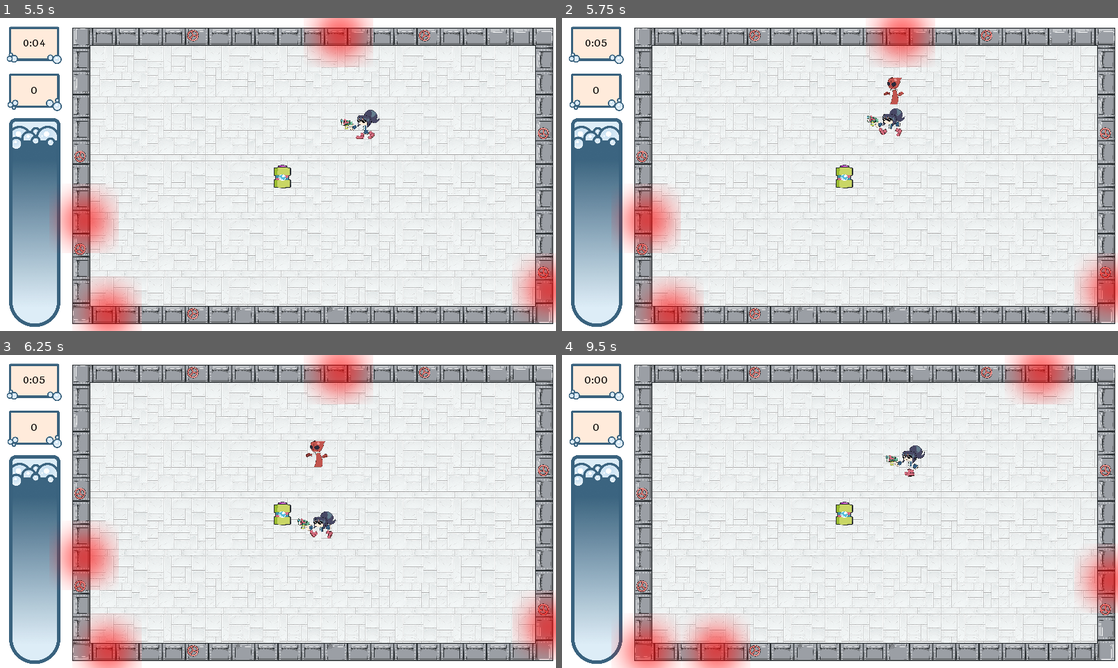
Above: before the commit, frames 1-4 (two rows, left to right).
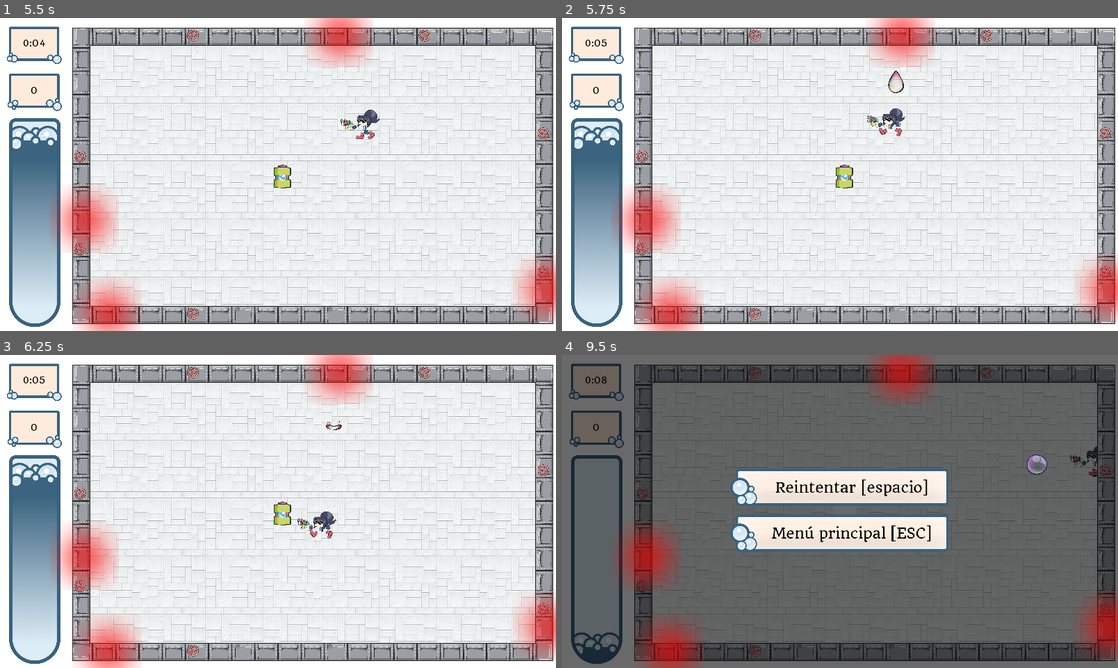
Above: after the commit, the same moments.

Repository: moisesjbc/global-jam-01-2025
Game: Godot game, scene res://menus/main_menu/main_menu.tscn
The game is run twice, just before and just after one commit, with the same random seed, the same clock (stepped at 60 frames per second) and the same inputs.
Inputs (mouse positions are in pixels of both pictures, inside the frame that each line leads up to):
- Up to frame 1 (5.5 s): click "Jugar" at 0.5 s; tap Enter at 1.25 s; move the mouse to (400, 158) at 1.27 s; hold Right (ui_right) 1.28-2.03 s; tap Space at 1.52, 2.27, 3.77, 4.52, 5.27 s; move the mouse to (166, 190) at 2.02 s; hold Down (ui_down) 2.03-2.78 s; move the mouse to (333, 105) at 2.77 s; hold Right (ui_right) 2.78-3.53 s; move the mouse to (250, 237) at 3.52 s; hold Up (ui_up) 3.53-4.28 s; move the mouse to (444, 221) at 4.27 s; hold Left (ui_left) from 4.28 s (still down); move the mouse to (111, 127) at 5.02 s
- Up to frame 2 (5.75 s): keep holding Left (ui_left)
- Up to frame 3 (6.25 s): move the mouse to (305, 511) at 5.77 s; release Left (ui_left) at 5.78 s; hold Down (ui_down) from 5.78 s (still down)
- Up to frame 4 (9.5 s): move the mouse to (756, 433) at 6.52 s; release Down (ui_down) at 6.53 s; hold Right (ui_right) 6.53-7.28 s; tap Space at 6.77, 7.52, 8.27 s; move the mouse to (962, 495) at 7.27 s; hold Up (ui_up) 7.28-8.03 s; move the mouse to (728, 527) at 8.02 s; hold Right (ui_right) 8.03-8.75 s; click (840, 486) at 8.75 s, where only the run before the commit has a clickable "Reintentar [espacio]"

Frame 1 is identical in both runs. In frame 2, 0.2% of the frame differs, in the area x 57-62%, y 16-28%; in frame 3, 0.2%; in frame 4, 96%, in the area x 0-100%, y 0-100%.

Commit message:
Add enemy appearance (effect + sound)

Diff:
--- a/godot-project/gameplay/enemy/enemy.gd
+++ b/godot-project/gameplay/enemy/enemy.gd
@@ -1,7 +1,7 @@
 extends KinematicBody2D
 
 
-export var speed: int = 200
+export var speed: int = 0
 var target
 signal enemy_died
 
@@ -18,3 +18,9 @@
 
 func die():
 	emit_signal("enemy_died")
+
+
+
+func _on_sprite_animation_finished():
+	speed = 200
+	$sprite.play("walking")
--- a/godot-project/gameplay/enemy/enemy.tscn
+++ b/godot-project/gameplay/enemy/enemy.tscn
@@ -35,9 +35,19 @@
 [ext_resource path="res://gameplay/enemy/GGJ_WALK_ALIEN/GGJ_WALK_ALIEN0005.png" type="Texture" id=33]
 [ext_resource path="res://gameplay/enemy/GGJ_WALK_ALIEN/GGJ_WALK_ALIEN0021.png" type="Texture" id=34]
 [ext_resource path="res://gameplay/enemy/GGJ_WALK_ALIEN/GGJ_WALK_ALIEN0001.png" type="Texture" id=35]
+[ext_resource path="res://gameplay/enemy/appearance/Burbuja entrada enemigo 02.png" type="Texture" id=36]
+[ext_resource path="res://gameplay/enemy/appearance/Burbuja entrada enemigo 03.png" type="Texture" id=37]
+[ext_resource path="res://gameplay/enemy/appearance/Burbuja entrada enemigo 04.png" type="Texture" id=38]
+[ext_resource path="res://gameplay/enemy/appearance/Burbuja entrada enemigo 05.png" type="Texture" id=39]
+[ext_resource path="res://gameplay/enemy/appearance/Burbuja entrada enemigo 01.png" type="Texture" id=40]
 
 [sub_resource type="SpriteFrames" id=2]
 animations = [ {
+"frames": [ ExtResource( 40 ), ExtResource( 36 ), ExtResource( 37 ), ExtResource( 38 ), ExtResource( 39 ) ],
+"loop": true,
+"name": "appearance",
+"speed": 7.0
+}, {
 "frames": [ ExtResource( 35 ), ExtResource( 21 ), ExtResource( 14 ), ExtResource( 7 ), ExtResource( 33 ), ExtResource(  …(532 unchanged characters)…
 "loop": true,
 "name": "walking",
@@ -57,9 +67,11 @@
 position = Vector2( -1, -1 )
 scale = Vector2( 0.15, 0.15 )
 frames = SubResource( 2 )
-animation = "walking"
+animation = "appearance"
 playing = true
 
 [node name="collision_shape" type="CollisionShape2D" parent="."]
 position = Vector2( -12, 9 )
 shape = SubResource( 3 )
+
+[connection signal="animation_finished" from="sprite" to="." method="_on_sprite_animation_finished"]
--- a/godot-project/gameplay/enemy_respawn/enemy_respawn.gd
+++ b/godot-project/gameplay/enemy_respawn/enemy_respawn.gd
@@ -9,6 +9,7 @@
 	randomize()
 	$path_follow.unit_offset = randf()
 
+	$appearance.play()
 	var enemy = enemy_scene.instance()
 	enemy.global_position = $path_follow.global_position
 	enemy.target = target
--- a/godot-project/gameplay/enemy_respawn/enemy_respawn.tscn
+++ b/godot-project/gameplay/enemy_respawn/enemy_respawn.tscn
@@ -1,6 +1,7 @@
-[gd_scene load_steps=3 format=2]
+[gd_scene load_steps=4 format=2]
 
 [ext_resource path="res://gameplay/enemy_respawn/enemy_respawn.gd" type="Script" id=1]
+[ext_resource path="res://gameplay/enemy_respawn/04 aparcion.ogg" type="AudioStream" id=2]
 
 [sub_resource type="Curve2D" id=1]
 _data = {
@@ -21,4 +22,7 @@
 
 [node name="enemies" type="Node2D" parent="."]
 
+[node name="appearance" type="AudioStreamPlayer" parent="."]
+stream = ExtResource( 2 )
+
 [connection signal="timeout" from="respawn_cooldown" to="." method="_on_respawn_cooldown_timeout"]
Binary file added: godot-project/gameplay/enemy/appearance/Burbuja entrada enemigo 01.png
Not shown, added: godot-project/gameplay/enemy/appearance/Burbuja entrada enemigo 01.png.import
Binary file added: godot-project/gameplay/enemy/appearance/Burbuja entrada enemigo 02.png
Not shown, added: godot-project/gameplay/enemy/appearance/Burbuja entrada enemigo 02.png.import
Binary file added: godot-project/gameplay/enemy/appearance/Burbuja entrada enemigo 03.png
Not shown, added: godot-project/gameplay/enemy/appearance/Burbuja entrada enemigo 03.png.import
Binary file added: godot-project/gameplay/enemy/appearance/Burbuja entrada enemigo 04.png
Not shown, added: godot-project/gameplay/enemy/appearance/Burbuja entrada enemigo 04.png.import
Binary file added: godot-project/gameplay/enemy/appearance/Burbuja entrada enemigo 05.png
Not shown, added: godot-project/gameplay/enemy/appearance/Burbuja entrada enemigo 05.png.import
Not shown: 1 places in godot-project/gameplay/enemy/enemy.tscn that only renumber resources
Not shown, added: godot-project/gameplay/enemy_respawn/04 aparcion.ogg.import
(and 1 more such lines)
